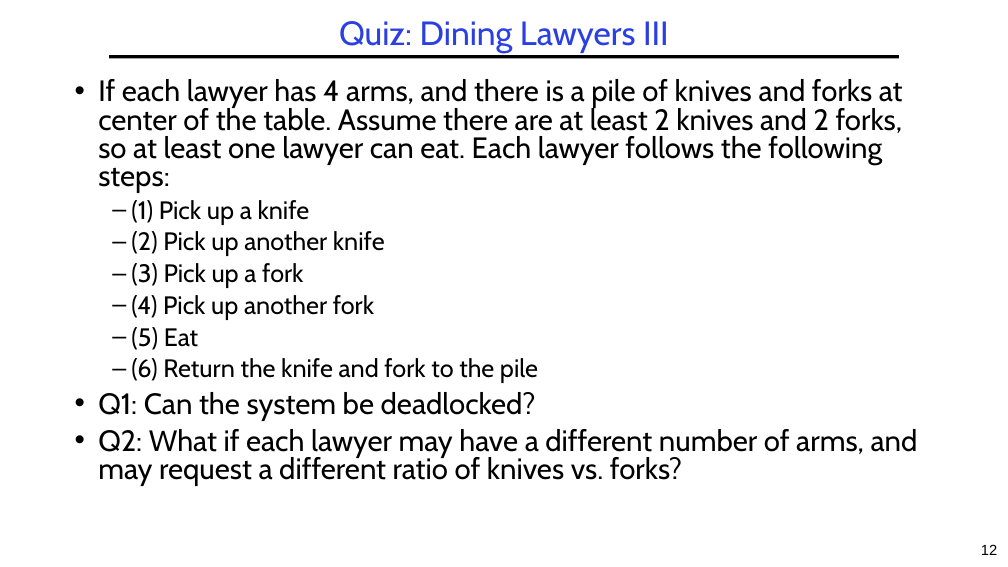
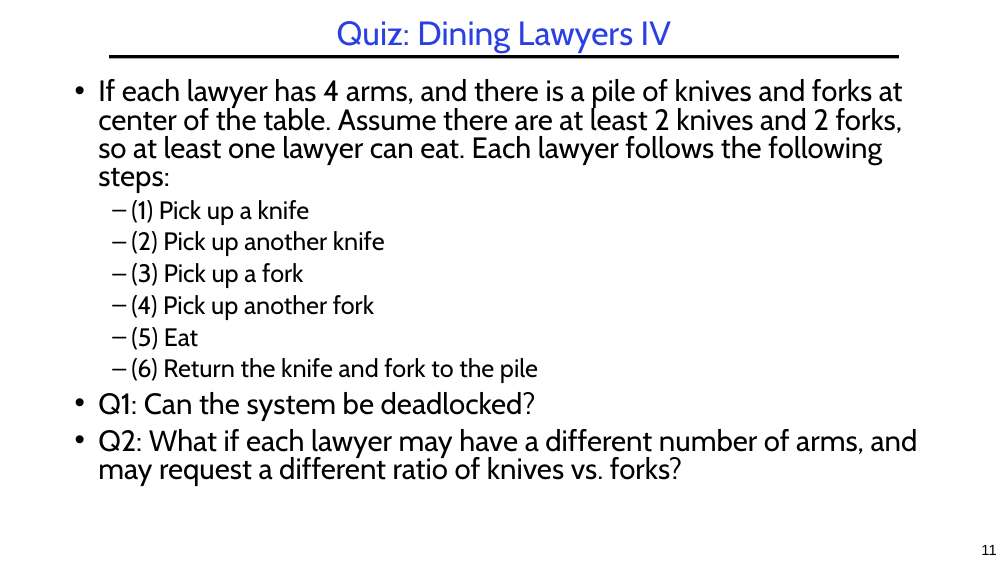
Before and after one commit to guhofstra/CSC256Fa25, a slide deck: slide 11 of PPTs/L4-Exercises.pptx (slide 12 before the commit). Drawn at 1008x567 pixels with LibreOffice and Linux fonts; fonts in the diff are those of the drawing. Boxes give left, top, right and bottom in pixels: in the first picture for what was removed or moved away, otherwise in the second. Text is boxed around its words. In the diff, an @@ line names an element or a change of style, - is before the commit and + after.

```diff
--- a/PPTs/L4-Exercises.pptx
+++ b/PPTs/L4-Exercises.pptx
@@ title at (337,21,671,53): text changed @@
-Quiz: Dining Lawyers III
+Quiz: Dining Lawyers IV
@@ page number at (981,545,996,555): text changed @@
-12
+11
```
Also in this commit, not shown: 4 other slides changed, 1 slide removed, 11 other files.
